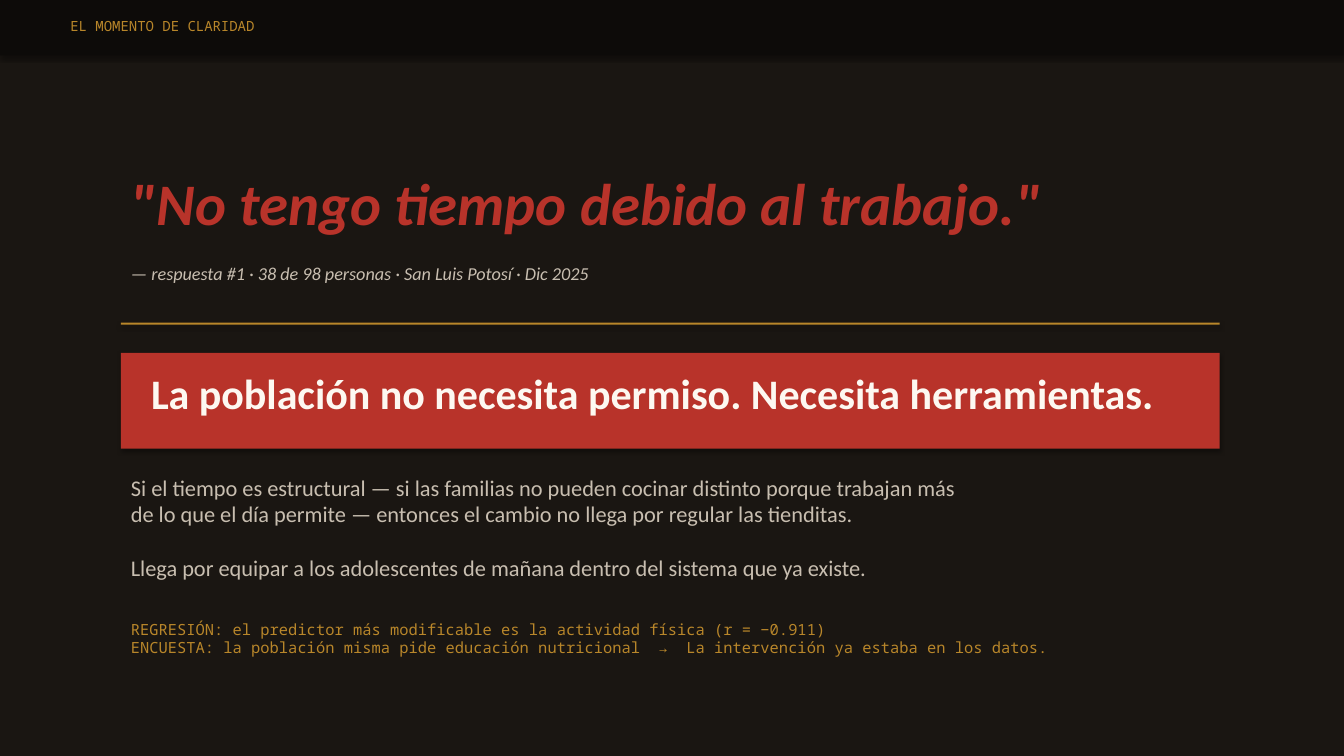
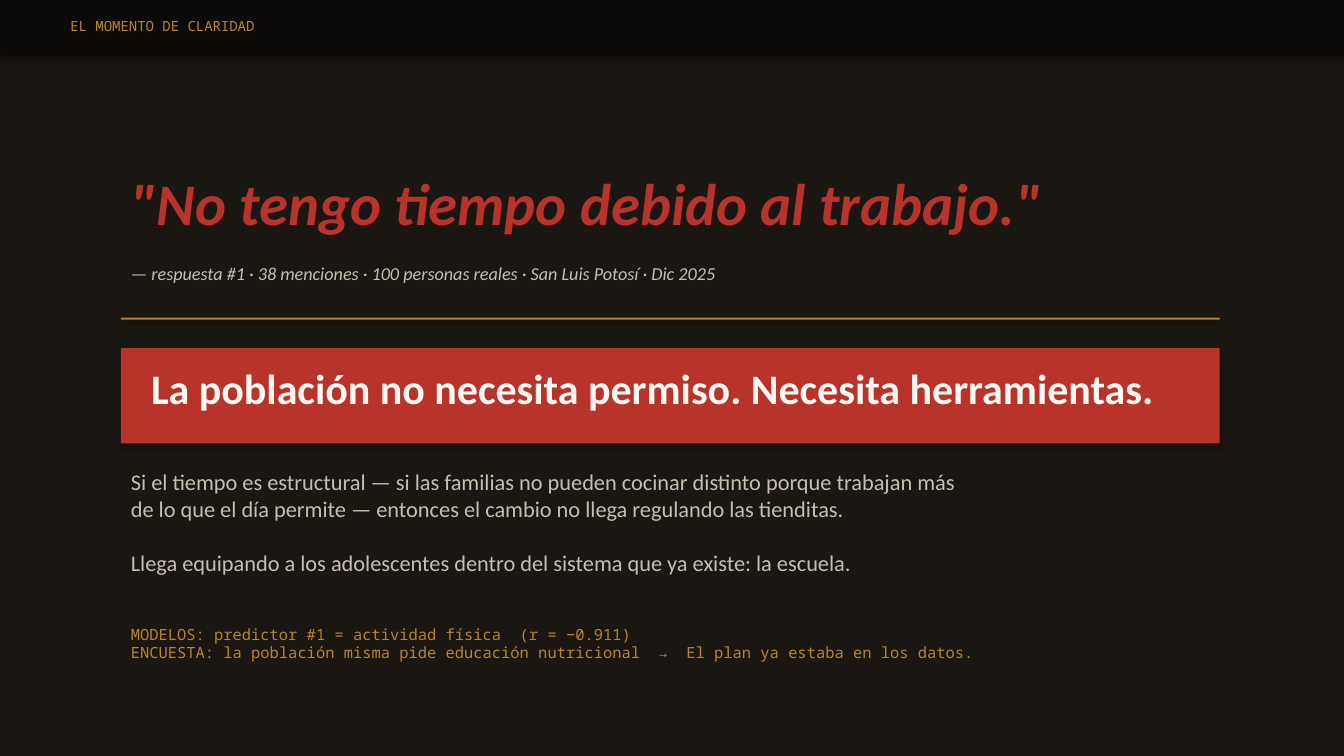
Before and after one commit to torrescarlos021/mit-liftlab-2026, a slide deck: slide 8 of mit-liftlab-2026/MIT_LiftLab_2026_Storytelling.pptx. Drawn at 1344x756 pixels with LibreOffice and Linux fonts; fonts in the diff are those of the drawing. Boxes give left, top, right and bottom in pixels: in the first picture for what was removed or moved away, otherwise in the second. Text is boxed around its words. In the diff, an @@ line names an element or a change of style, - is before the commit and + after.

```diff
--- a/mit-liftlab-2026/MIT_LiftLab_2026_Storytelling.pptx
+++ b/mit-liftlab-2026/MIT_LiftLab_2026_Storytelling.pptx
@@ text at (x1=151, y1=267, x2=715, y2=283): text changed @@
-— respuesta #1 · 38 de 98 personas · San Luis Potosí · Dic 2025
+— respuesta #1 · 38 menciones · 100 personas reales · San Luis Potosí · Dic 2025
@@ 2 rectangles, 1 text moved together from (x1=121, y1=323, x2=1220, y2=449) to (x1=121, y1=318, x2=1220, y2=444) @@
@@ text at (x1=131, y1=474, x2=954, y2=575): text changed @@
-Si el tiempo es estructural — si las familias no pueden cocinar distinto porque trabajan más
-de lo que el día permite — entonces el cambio no llega por regular las tienditas.
-Llega por equipar a los adolescentes de mañana dentro del sistema que ya existe.
+Si el tiempo es estructural — si las familias no pueden cocinar distinto porque trabajan más
+de lo que el día permite — entonces el cambio no llega regulando las tienditas.
+Llega equipando a los adolescentes dentro del sistema que ya existe: la escuela.
@@ text at (x1=131, y1=628, x2=974, y2=662): text changed @@
-REGRESIÓN: el predictor más modificable es la actividad física (r = −0.911)
-ENCUESTA: la población misma pide educación nutricional → La intervención ya estaba en los datos.
+MODELOS: predictor #1 = actividad física (r = −0.911)
+ENCUESTA: la población misma pide educación nutricional → El plan ya estaba en los datos.
```
Also in this commit, not shown: 6 other slides changed, 3 slides added, 3 slides removed, 1 other file.
